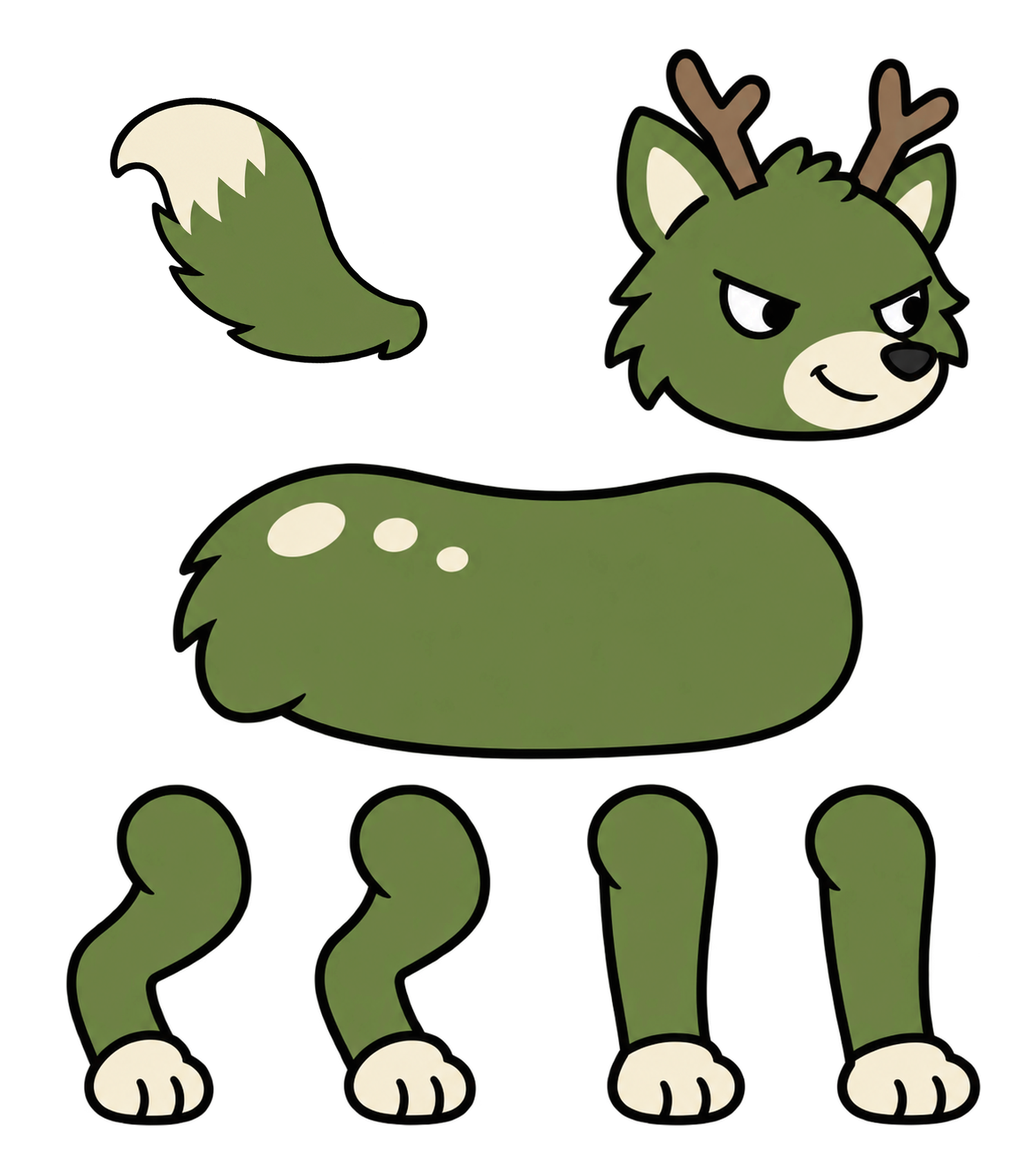
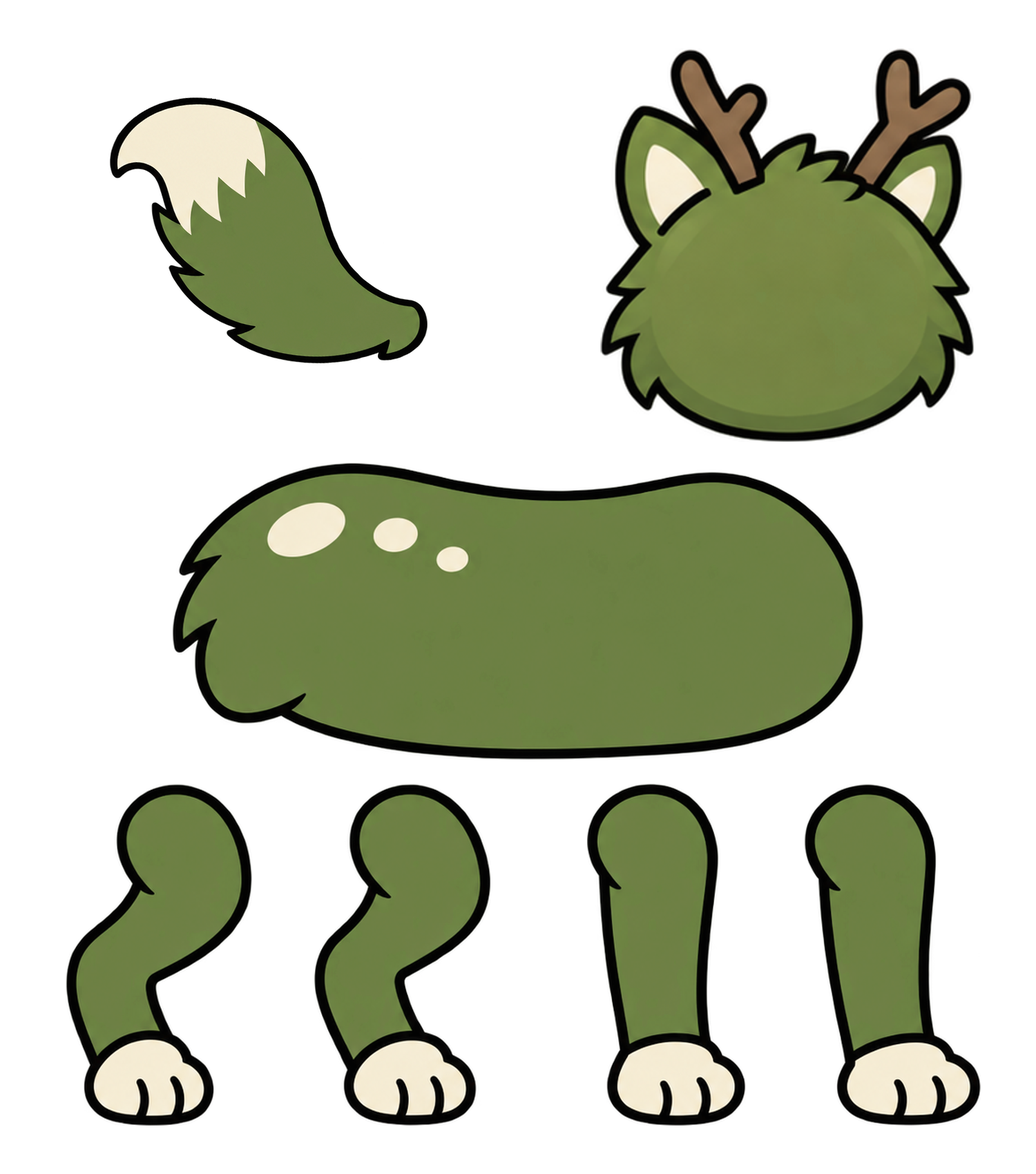
Layered file, before and after one edit (1036 x 1174). Changes by layer:
painted on "머리" over box(599, 48, 974, 442)
